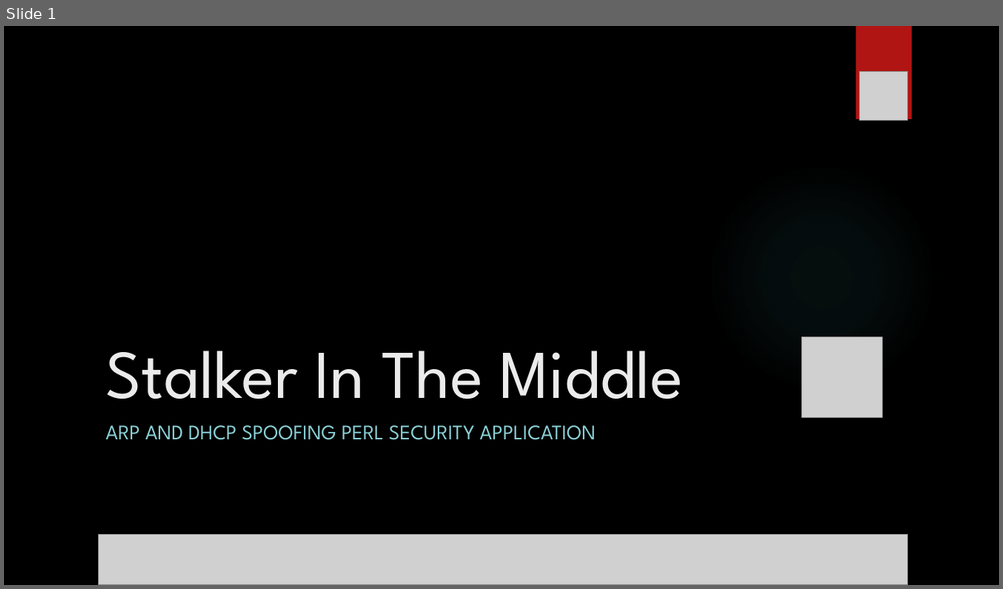
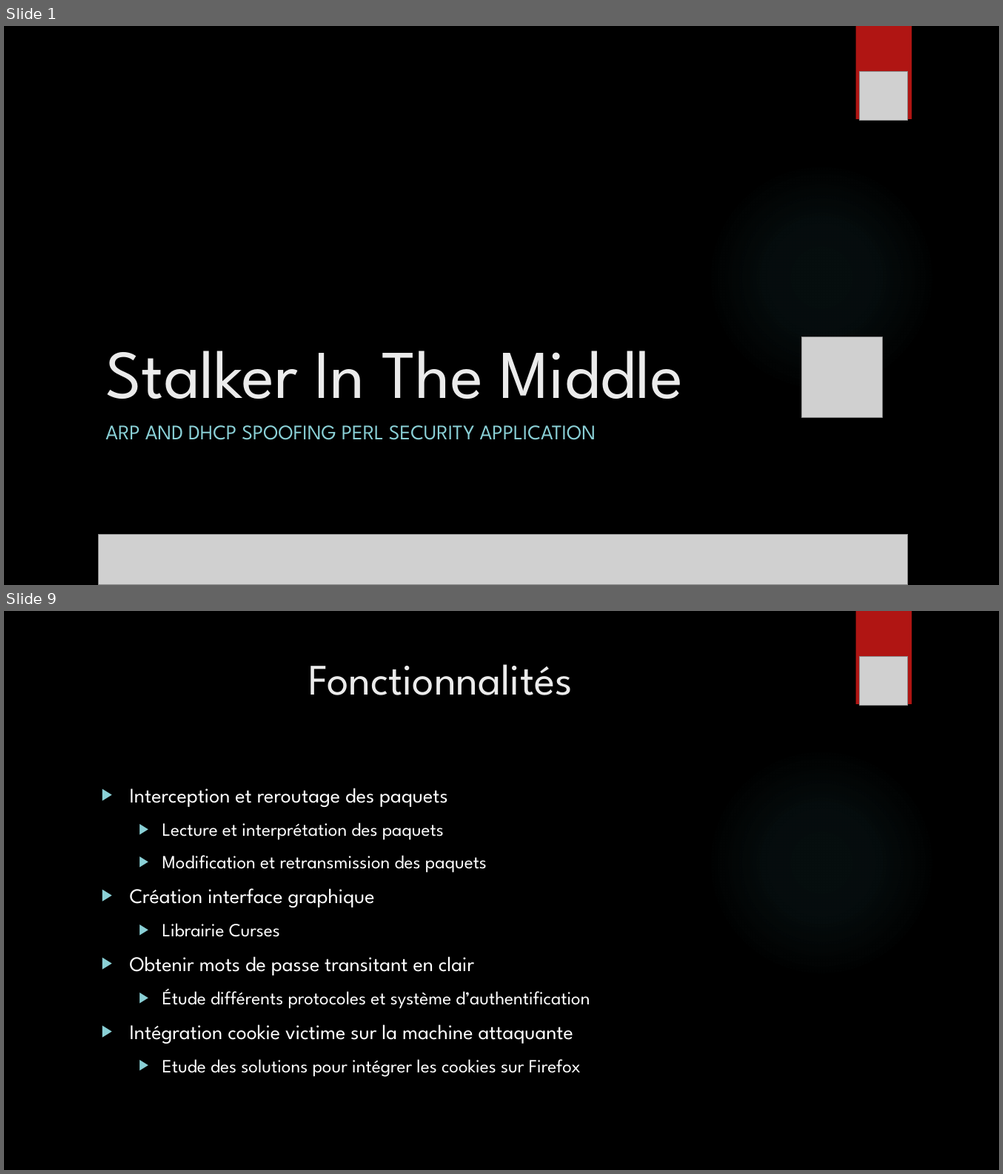
Before and after one commit to Inpeel/SITM, a slide deck: Avant-Projet/Stalker In The Middle.pptx. Shown one above the other, each under a label of ours: slide 1 before the commit, slides 1 and 9 after it; the slides between them are not shown. The pictures are 1003x589 and 1003x1174 pixels, drawn with LibreOffice and Linux fonts; fonts in the diff are those of the drawing; grey boxes stand for pictures; background and template pictures are left out. Boxes give left, top, right and bottom in pixels: in the first picture for what was removed or moved away, otherwise in the second. Text is boxed around its words. In the diff, an @@ line names an element or a change of style, - is before the commit and + after.

```diff
--- a/Avant-Projet/Stalker In The Middle.pptx
+++ b/Avant-Projet/Stalker In The Middle.pptx
@@ slide 9 added at bbox=[4, 611, 999, 1170], background picture (left out); not listed: 2 template elements that a slide beside it also shows @@
@@ title added at bbox=[308, 664, 572, 695], 42 pt, text #EBEBEB @@
+Fonctionnalités
@@ picture added at bbox=[859, 657, 908, 705] @@
@@ text added at bbox=[130, 788, 589, 1077], 18 pt, text #FFFFFF @@
+▶ Interception et reroutage des paquets
+  ▶ Lecture et interprétation des paquets
+  ▶ Modification et retransmission des paquets
+▶ Création interface graphique
+  ▶ Librairie Curses
+▶ Obtenir mots de passe transitant en clair
+  ▶ Étude différents protocoles et système d’authentification
+▶ Intégration cookie victime sur la machine attaquante
+  ▶ Etude des solutions pour intégrer les cookies sur Firefox
```
Also in this commit, not shown: 3 slides changed, 14 other slides added, 5 slides removed, 1 other file.
